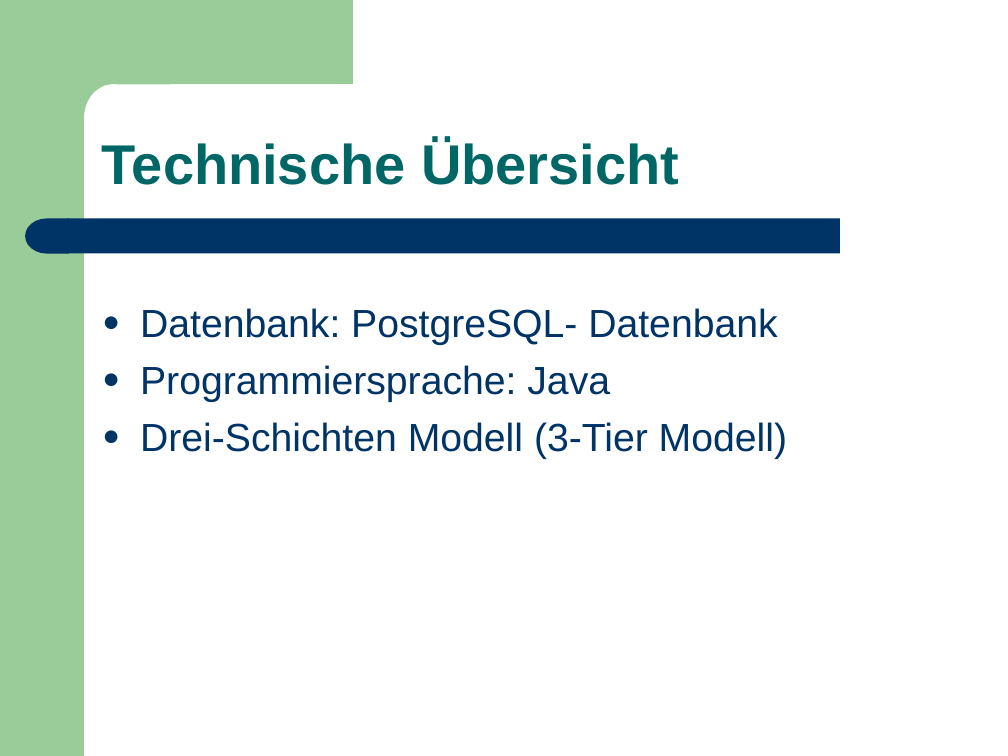
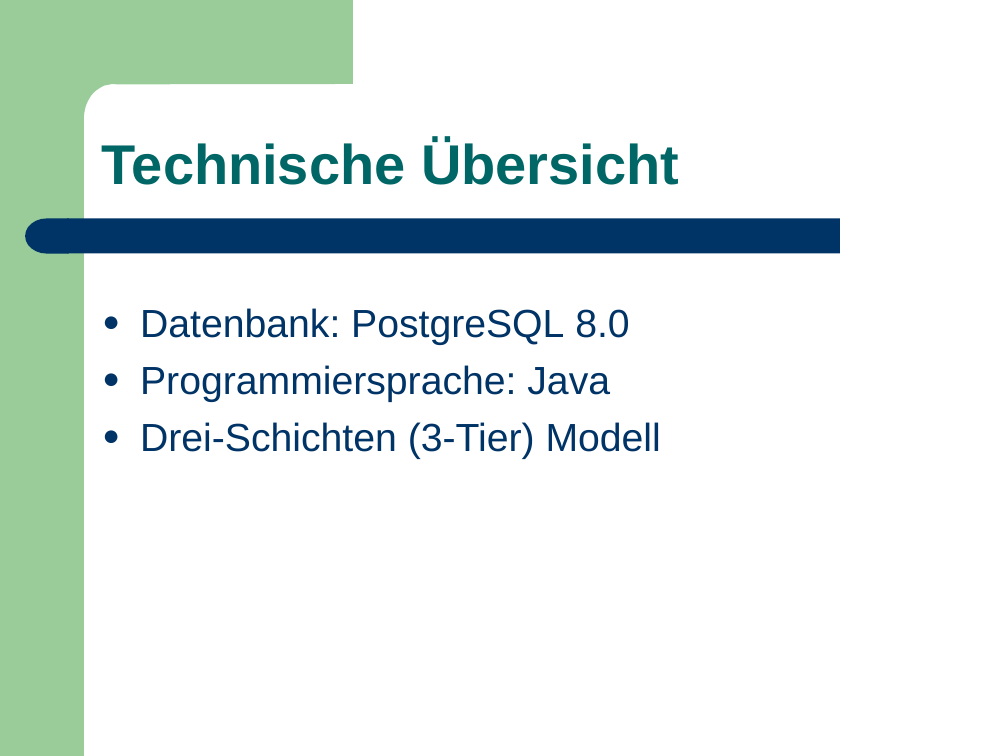
Before and after one commit to BackupTheBerlios/hics, a slide deck: slide 6 of Projektmanagement/hics_presentation.ppt. Drawn at 1008x756 pixels with LibreOffice and Linux fonts; fonts in the diff are those of the drawing. Boxes give left, top, right and bottom in pixels: in the first picture for what was removed or moved away, otherwise in the second. Text is boxed around its words. In the diff, an @@ line names an element or a change of style, - is before the commit and + after.

```diff
--- a/Projektmanagement/hics_presentation.ppt
+++ b/Projektmanagement/hics_presentation.ppt
@@ text at (140, 308, 629, 345): text changed @@
-● Datenbank: PostgreSQL- Datenbank
+● Datenbank: PostgreSQL 8.0
@@ text at (140, 422, 661, 459): text changed @@
-● Drei-Schichten Modell (3-Tier Modell)
+● Drei-Schichten (3-Tier) Modell
```
Also in this commit, not shown: 6 other slides changed, 1 other file.
